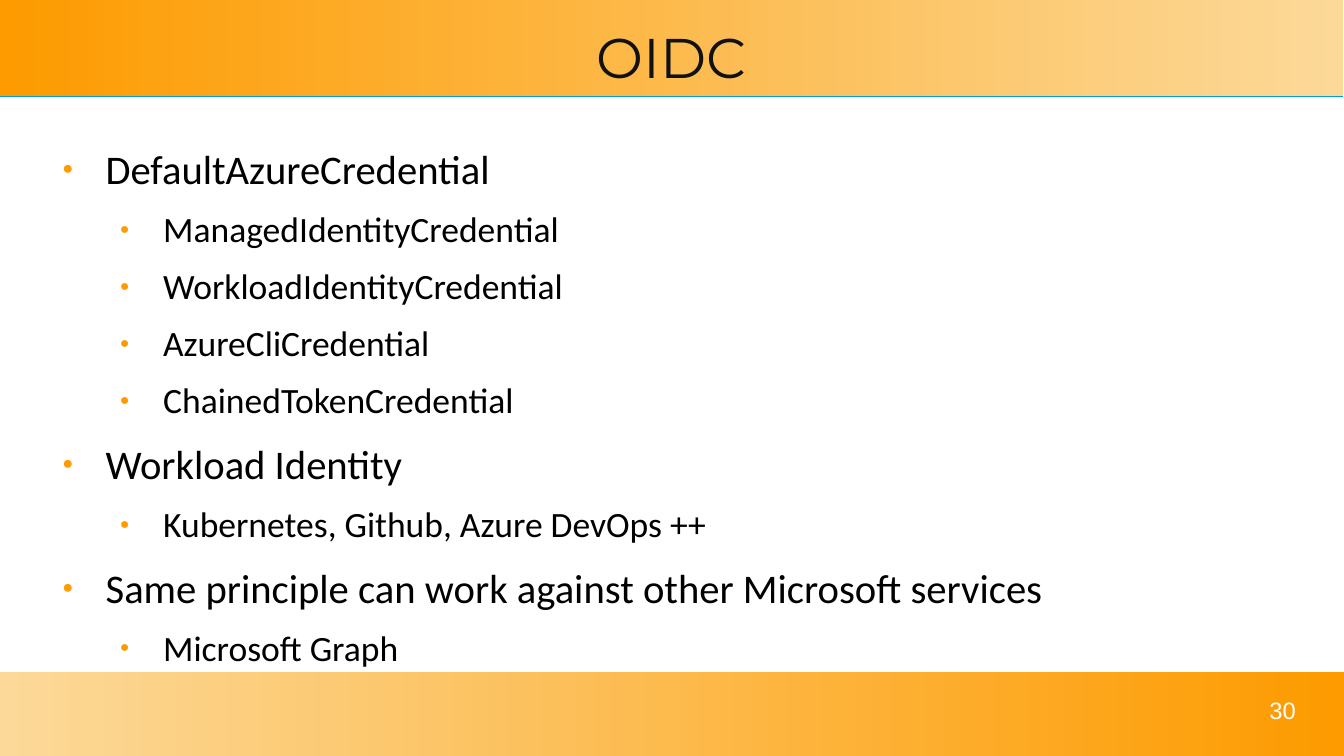
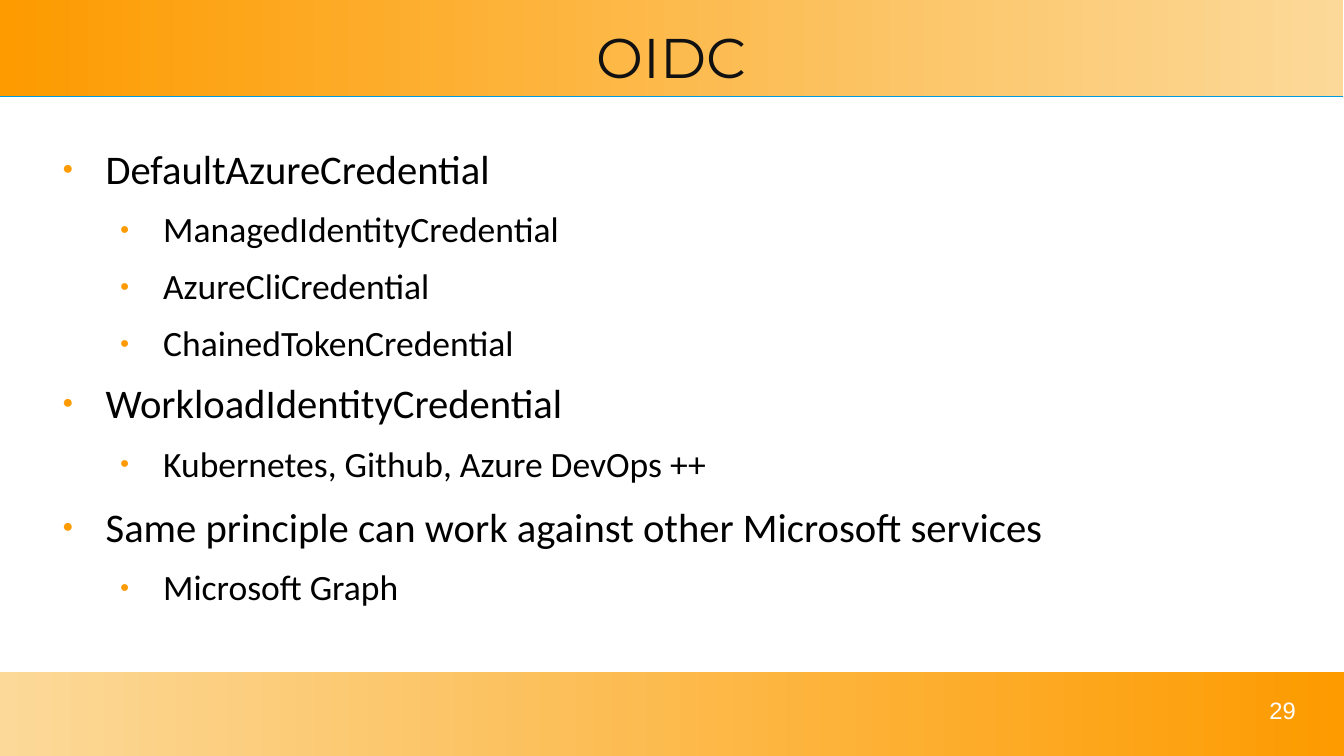
Before and after one commit to solomson/solom.tech, a slide deck: slide 29 of assets/talks/tdc2024.odp (slide 30 before the commit). Drawn at 1344x756 pixels with LibreOffice and Linux fonts; fonts in the diff are those of the drawing. Boxes give left, top, right and bottom in pixels: in the first picture for what was removed or moved away, otherwise in the second. Text is boxed around its words. In the diff, an @@ line names an element or a change of style, - is before the commit and + after.

```diff
--- a/assets/talks/tdc2024.odp
+++ b/assets/talks/tdc2024.odp
@@ text at (x1=163, y1=274, x2=563, y2=305): paragraph removed @@
-  ● WorkloadIdentityCredential
@@ text at (x1=106, y1=389, x2=563, y2=425): text changed @@
-● Workload Identity
+● WorkloadIdentityCredential
@@ page number at (x1=1269, y1=702, x2=1295, y2=720): text changed @@
-30
+29
```
Also in this commit, not shown: 8 other slides changed, 3 slides removed, 3 other files.
